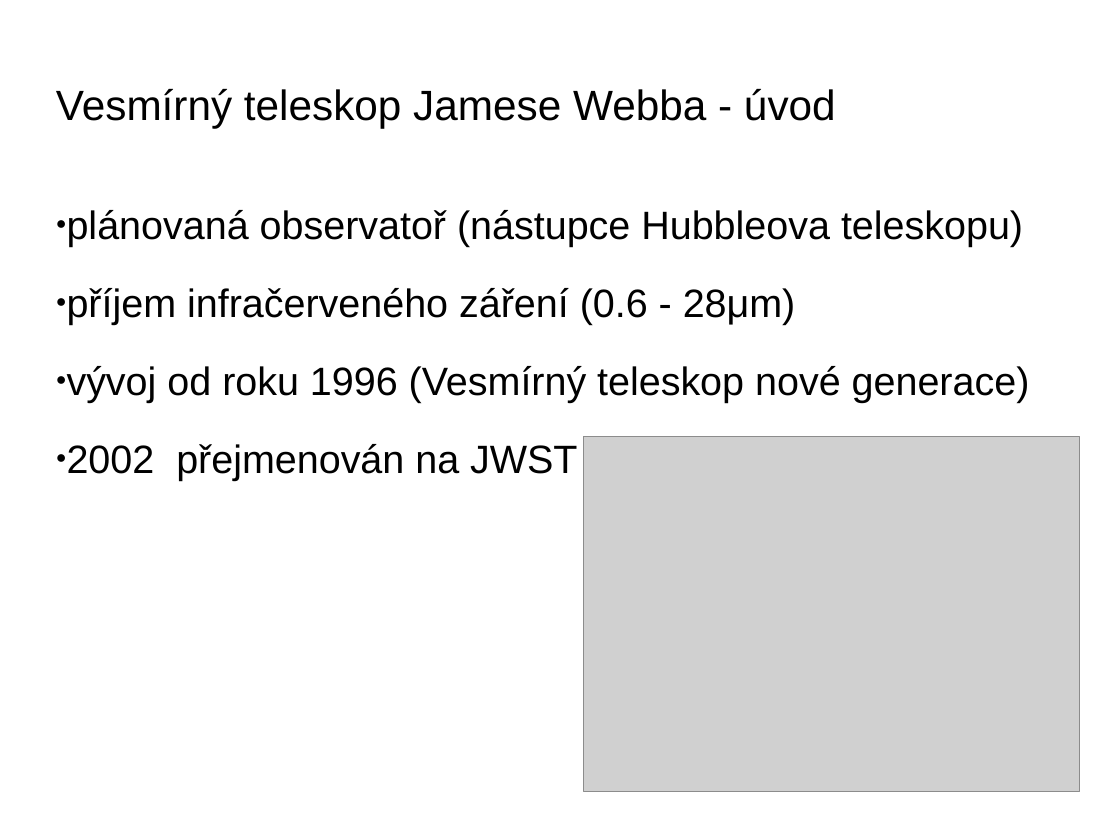
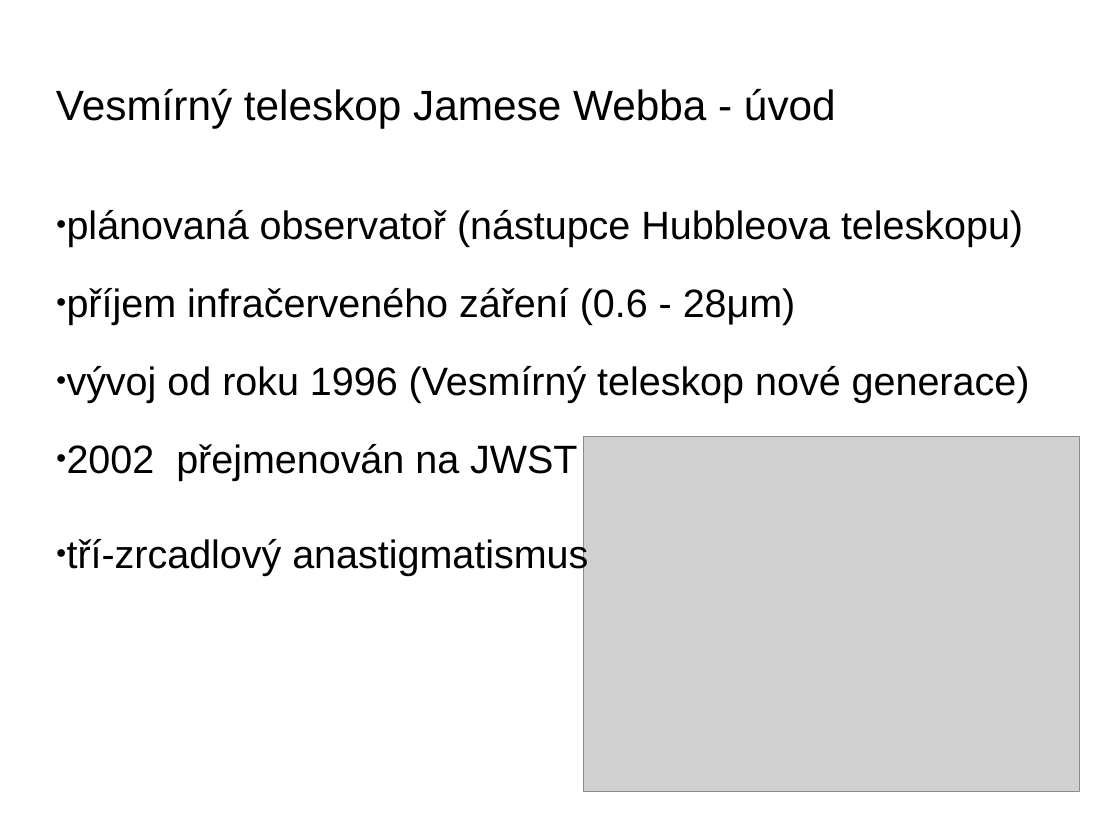
Before and after one commit to fast4shoot/FYO2015, a slide deck: slide 11 of slides/teleskopy.pptx. Drawn at 1120x840 pixels with LibreOffice and Linux fonts; fonts in the diff are those of the drawing; grey boxes stand for pictures; background and template pictures are left out. Boxes give left, top, right and bottom in pixels: in the first picture for what was removed or moved away, otherwise in the second. Text is boxed around its words. In the diff, an @@ line names an element or a change of style, - is before the commit and + after.

```diff
--- a/slides/teleskopy.pptx
+++ b/slides/teleskopy.pptx
@@ text at (67, 536, 588, 575): paragraph added @@
+● tří-zrcadlový anastigmatismus
```
Also in this commit, not shown: 1 slide added.
